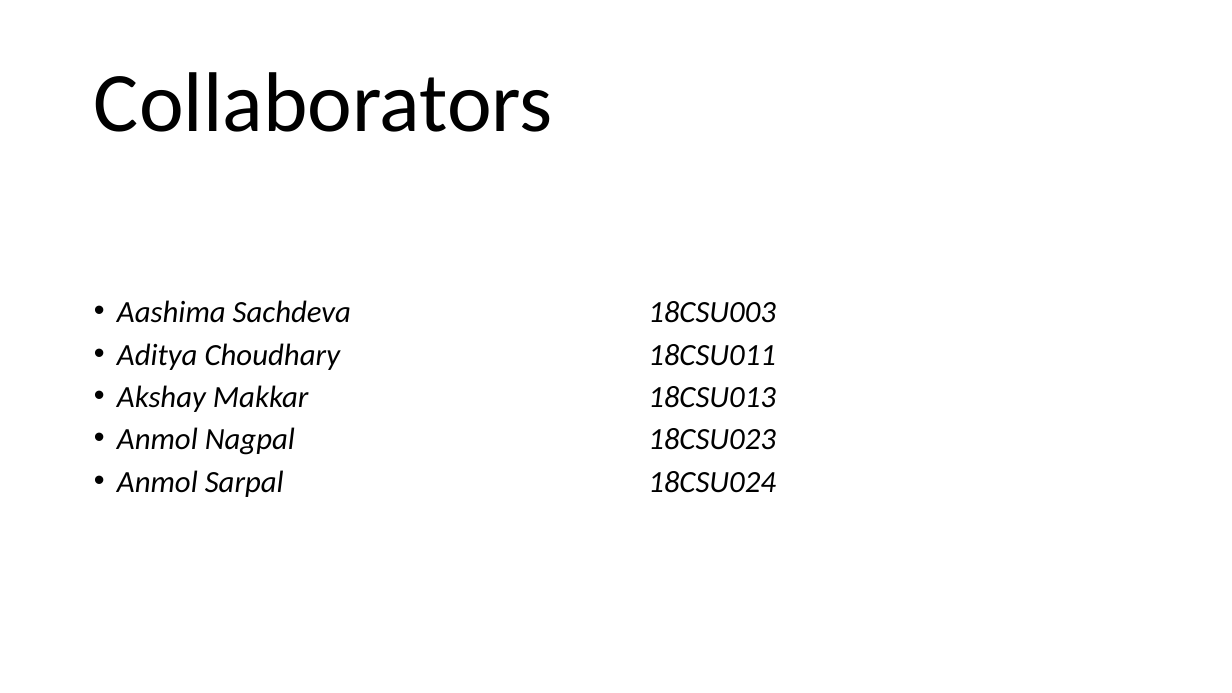
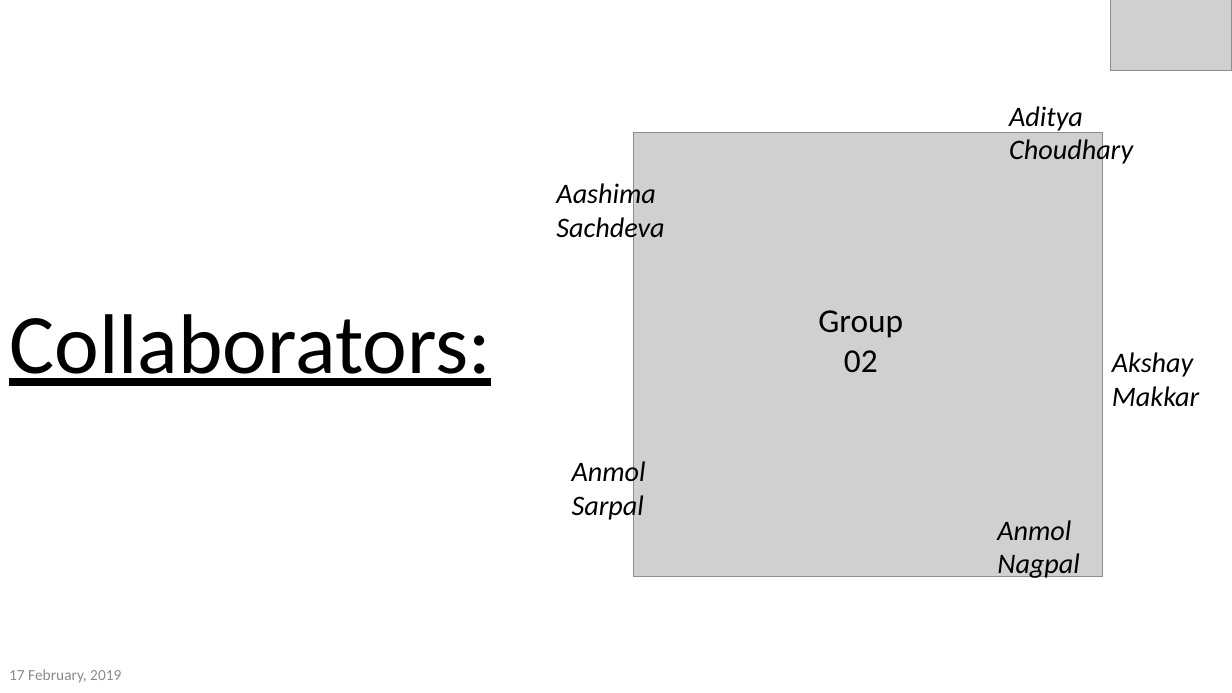
Before and after one commit to akmak1103/DownloadManager, a slide deck: slide 2 of FinalPresentation.pptx. Drawn at 1232x693 pixels with LibreOffice and Linux fonts; fonts in the diff are those of the drawing; grey boxes stand for pictures; background and template pictures are left out. Boxes give left, top, right and bottom in pixels: in the first picture for what was removed or moved away, otherwise in the second. Text is boxed around its words. In the diff, an @@ line names an element or a change of style, - is before the commit and + after.

```diff
--- a/FinalPresentation.pptx
+++ b/FinalPresentation.pptx
@@ picture added at box(1111, 0, 1232, 71) @@
@@ text added at box(1009, 106, 1133, 166), 22 pt, text #000000, italic @@
+Aditya Choudhary
@@ picture added at box(634, 132, 1104, 577) @@
@@ text added at box(556, 180, 664, 244), 22 pt, text #000000, italic @@
+Aashima Sachdeva
@@ title at box(9, 314, 491, 386): text changed @@
-Collaborators
+Collaborators:
@@ text removed at box(117, 300, 776, 497) @@
-• Aashima Sachdeva 18CSU003
-• Aditya Choudhary 18CSU011
-• Akshay Makkar 18CSU013
-• Anmol Nagpal 18CSU023
-• Anmol Sarpal 18CSU024
@@ text added at box(818, 310, 903, 372), 26 pt, text #000000 @@
+Group
+02
@@ text added at box(1112, 352, 1199, 407), 22 pt, text #000000, italic @@
+Akshay Makkar
@@ text added at box(572, 458, 646, 522), 22 pt, text #000000, italic @@
+Anmol Sarpal
@@ text added at box(997, 520, 1080, 580), 22 pt, text #000000, italic @@
+Anmol Nagpal
@@ text added at box(9, 669, 121, 683), 12 pt, text #8C8C8C @@
+17 February, 2019
```
Also in this commit, not shown: 16 other slides changed, 9 other files.
